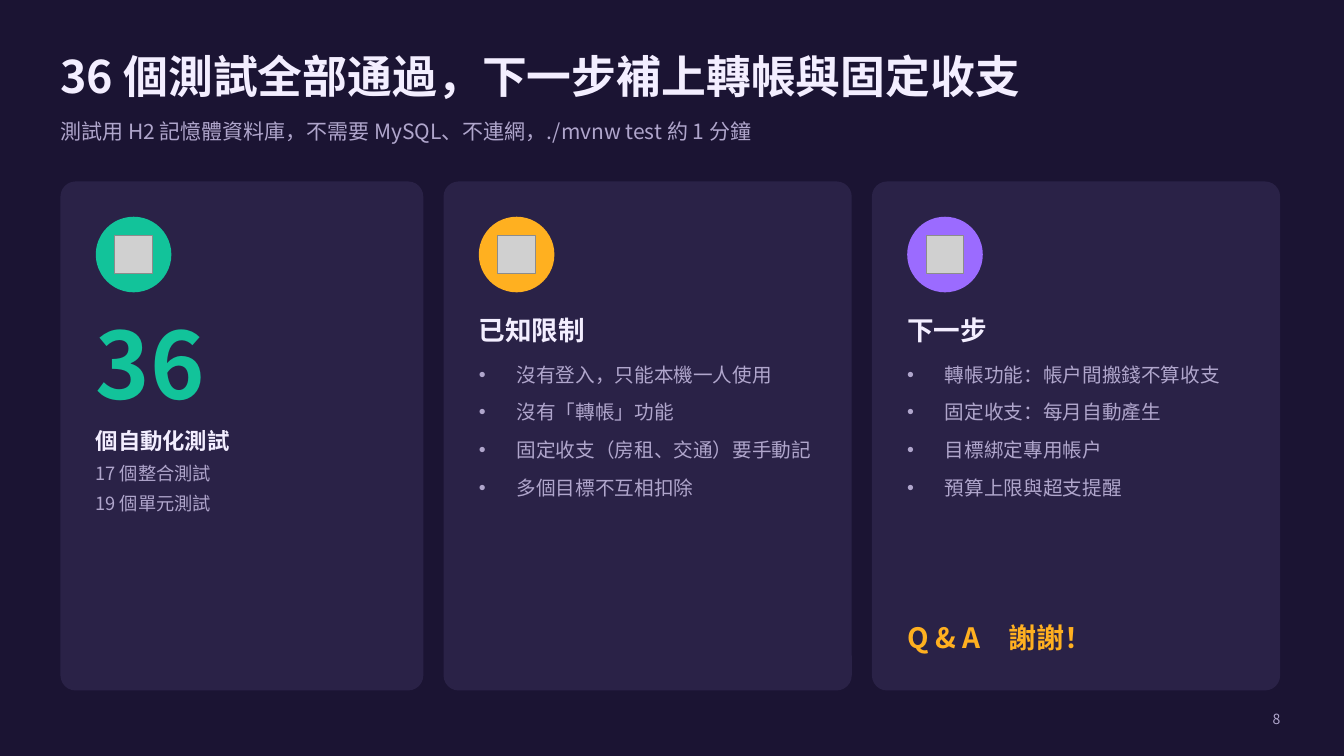
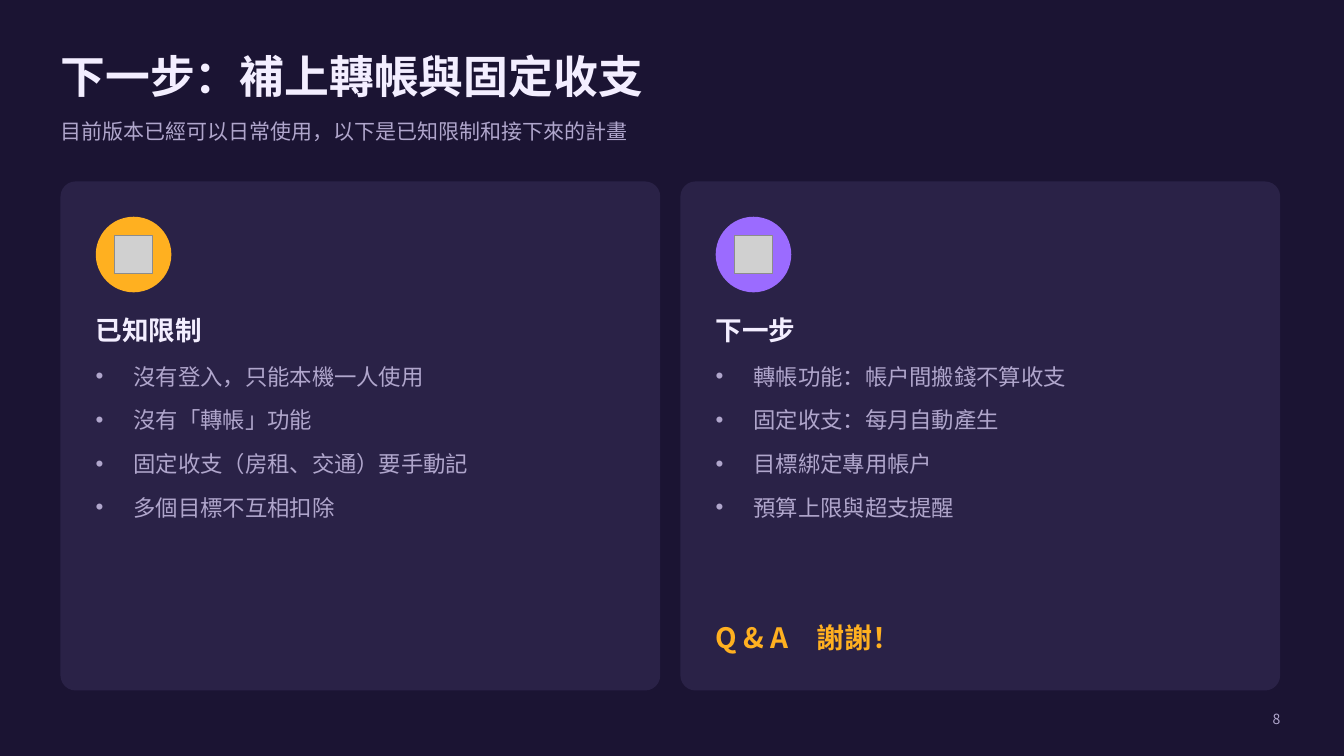
Before and after one commit to HongLeongYong/finance-goal, a slide deck: slide 8 of docs/匯報簡報.pptx. Drawn at 1344x756 pixels with LibreOffice and Linux fonts; fonts in the diff are those of the drawing; grey boxes stand for pictures. Boxes give left, top, right and bottom in pixels: in the first picture for what was removed or moved away, otherwise in the second. Text is boxed around its words. In the diff, an @@ line names an element or a change of style, - is before the commit and + after.

```diff
--- a/docs/匯報簡報.pptx
+++ b/docs/匯報簡報.pptx
@@ title at (x1=60, y1=54, x2=643, y2=97): text changed @@
-36 個測試全部通過，下一步補上轉帳與固定收支
+下一步：補上轉帳與固定收支
@@ text at (x1=60, y1=121, x2=627, y2=141): text changed @@
-測試用 H2 記憶體資料庫，不需要 MySQL、不連網，./mvnw test 約 1 分鐘
+目前版本已經可以日常使用，以下是已知限制和接下來的計畫
@@ rounded rectangle resized from (x1=60, y1=181, x2=423, y2=691) to (x1=60, y1=181, x2=660, y2=691) @@
@@ rounded rectangle at (x1=60, y1=181, x2=660, y2=691): proportions changed @@
@@ rounded rectangle removed at (x1=444, y1=181, x2=852, y2=691) @@
@@ rounded rectangle at (x1=681, y1=181, x2=1280, y2=691): proportions changed @@
@@ rounded rectangle resized from (x1=872, y1=181, x2=1280, y2=691) to (x1=681, y1=181, x2=1280, y2=691) @@
@@ ellipse at (x1=96, y1=217, x2=171, y2=292): fill #12C39A to #FFB020 @@
@@ ellipse removed at (x1=479, y1=217, x2=555, y2=292) @@
@@ picture removed at (x1=498, y1=236, x2=536, y2=274) @@
@@ ellipse moved from (x1=907, y1=217, x2=983, y2=292) to (x1=716, y1=217, x2=791, y2=292) @@
@@ picture moved from (x1=927, y1=236, x2=965, y2=274) to (x1=735, y1=236, x2=773, y2=274) @@
@@ text "已知限制" moved from (x1=479, y1=317, x2=585, y2=343) to (x1=96, y1=317, x2=202, y2=343) @@
@@ text removed at (x1=96, y1=329, x2=230, y2=512) @@
-36
-個自動化測試
-17 個整合測試
-19 個單元測試
@@ text "下一步" moved from (x1=907, y1=317, x2=987, y2=343) to (x1=716, y1=317, x2=796, y2=343) @@
@@ text "沒有登入，只能本機一人使用" at (x1=134, y1=366, x2=469, y2=518): size 14 to 16 pt; more space between paragraphs @@
@@ text "沒有登入，只能本機一人使用" moved from (x1=517, y1=365, x2=811, y2=497) to (x1=134, y1=366, x2=469, y2=518) @@
@@ text "轉帳功能：帳戶間搬錢不算收支" moved from (x1=945, y1=365, x2=1220, y2=497) to (x1=753, y1=366, x2=1065, y2=518) @@
@@ text "轉帳功能：帳戶間搬錢不算收支" at (x1=753, y1=366, x2=1065, y2=518): size 14 to 16 pt; more space between paragraphs @@
@@ text "Q & A 謝謝！" moved from (x1=907, y1=624, x2=1092, y2=654) to (x1=716, y1=624, x2=901, y2=654) @@
```
Also in this commit, not shown: 1 other slide changed, 1 other file.
